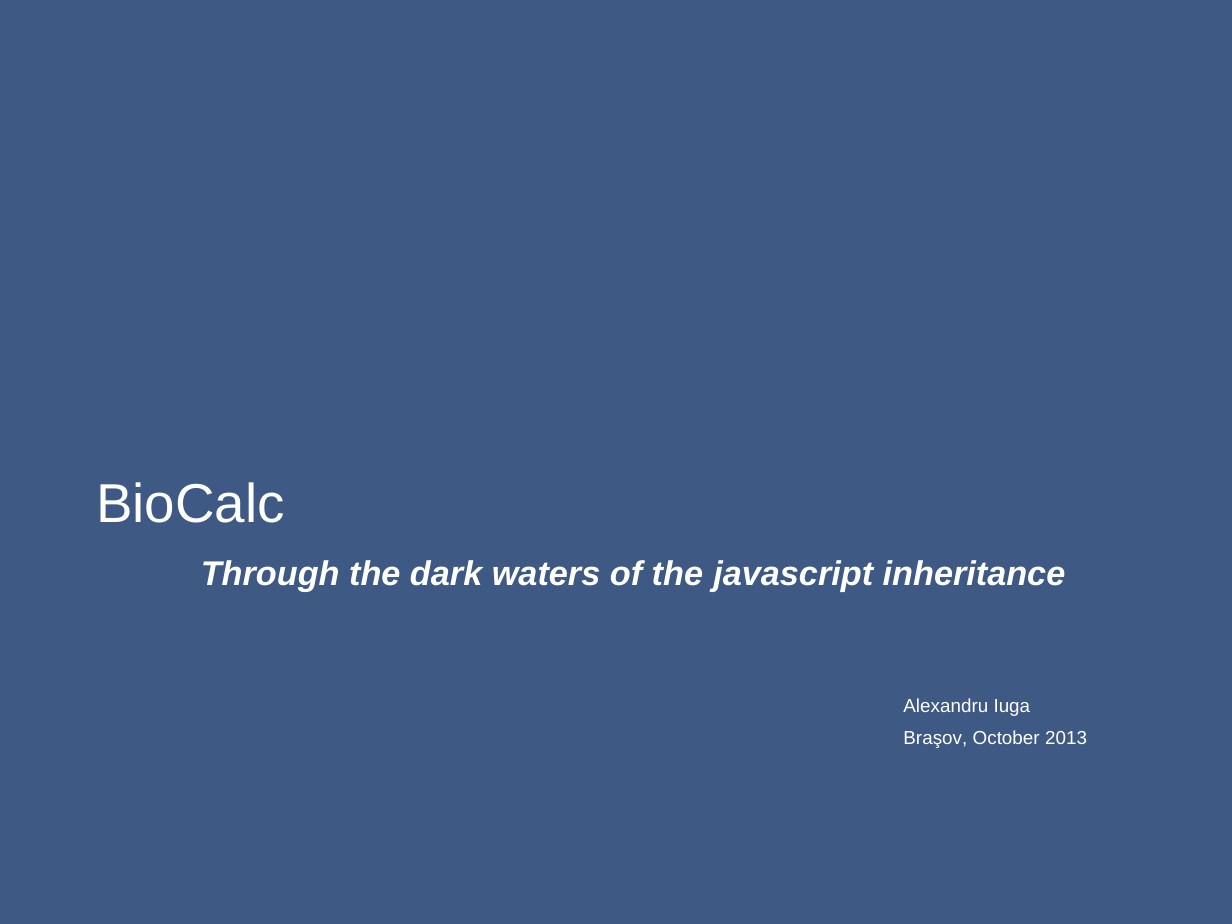
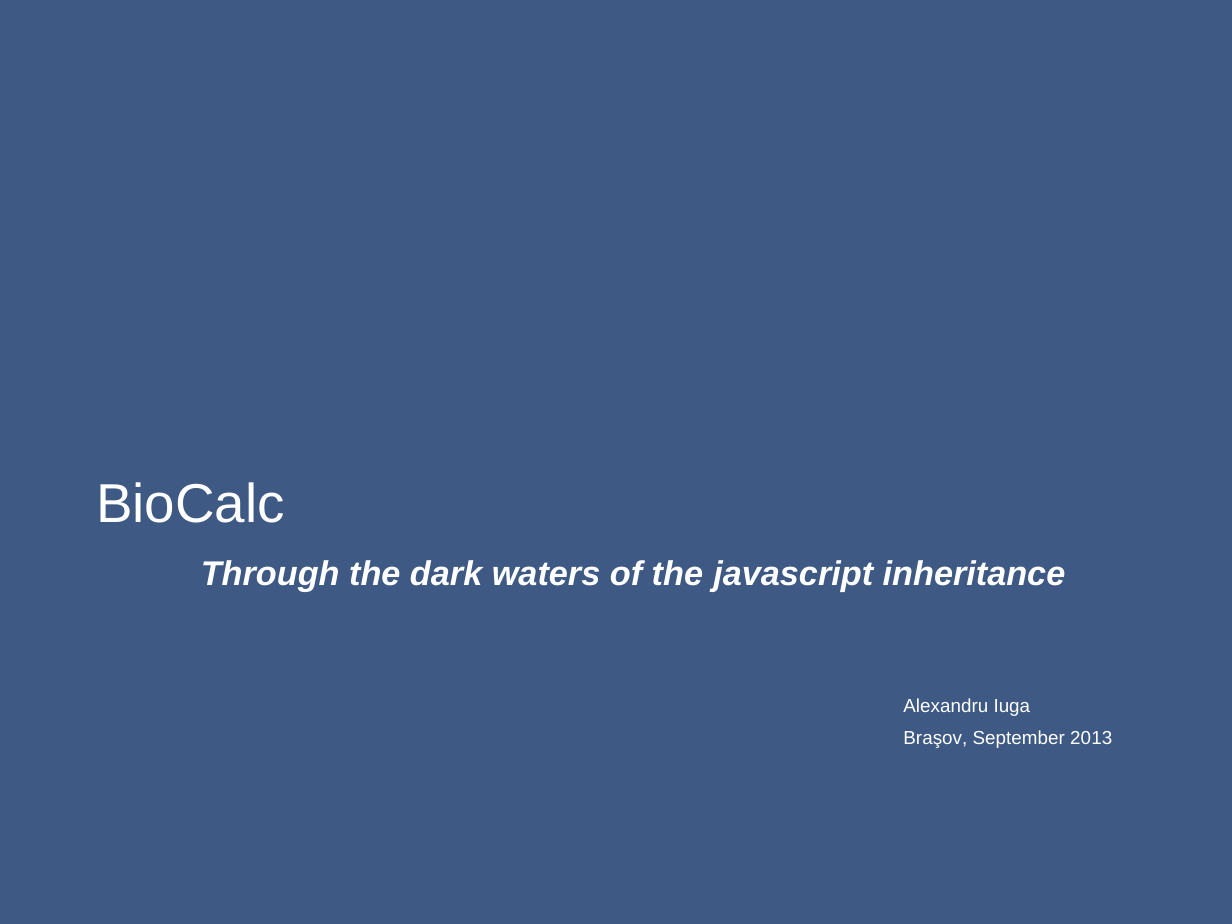
Before and after one commit to lastunicorn/BioCalcJs, a slide deck: slide 1 of doc/BioCalc Presentation.pptx. Drawn at 1232x924 pixels with LibreOffice and Linux fonts; fonts in the diff are those of the drawing; background and template pictures are left out. Boxes give left, top, right and bottom in pixels: in the first picture for what was removed or moved away, otherwise in the second. Text is boxed around its words. In the diff, an @@ line names an element or a change of style, - is before the commit and + after.

```diff
--- a/doc/BioCalc Presentation.pptx
+++ b/doc/BioCalc Presentation.pptx
@@ text at [903,730,1112,748]: text changed @@
-Braşov, October 2013
+Braşov, September 2013
```
Also in this commit, not shown: 15 other slides changed, 9 slides added, 2 other files.
